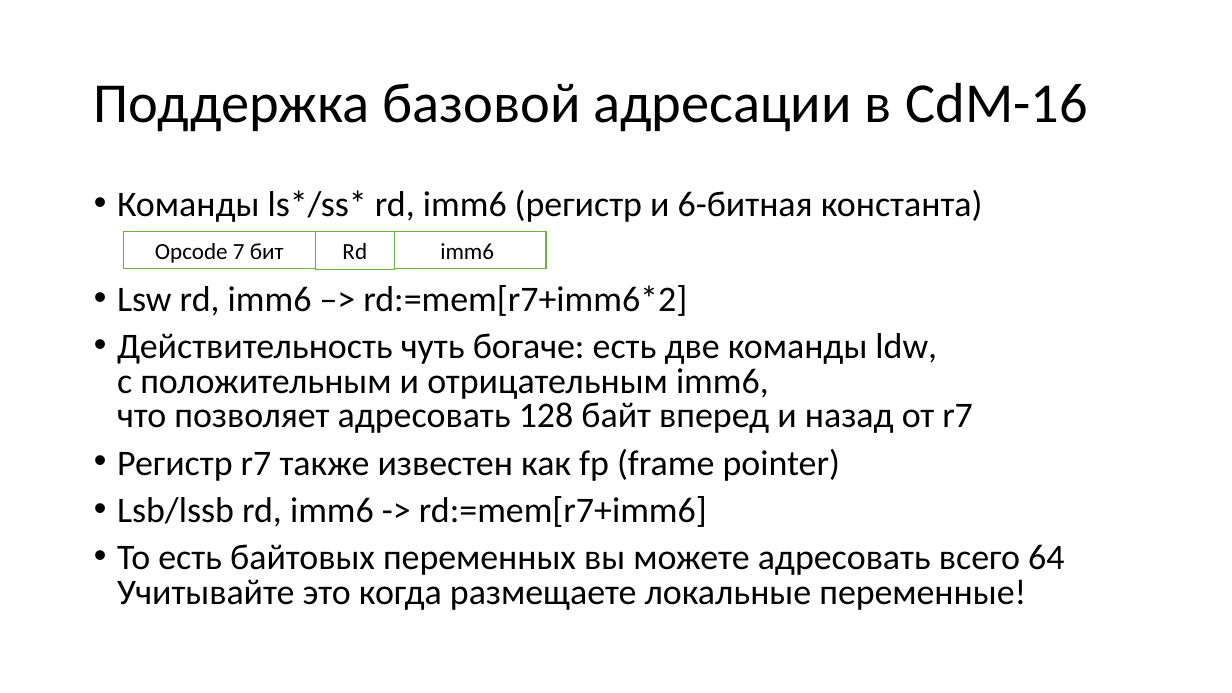
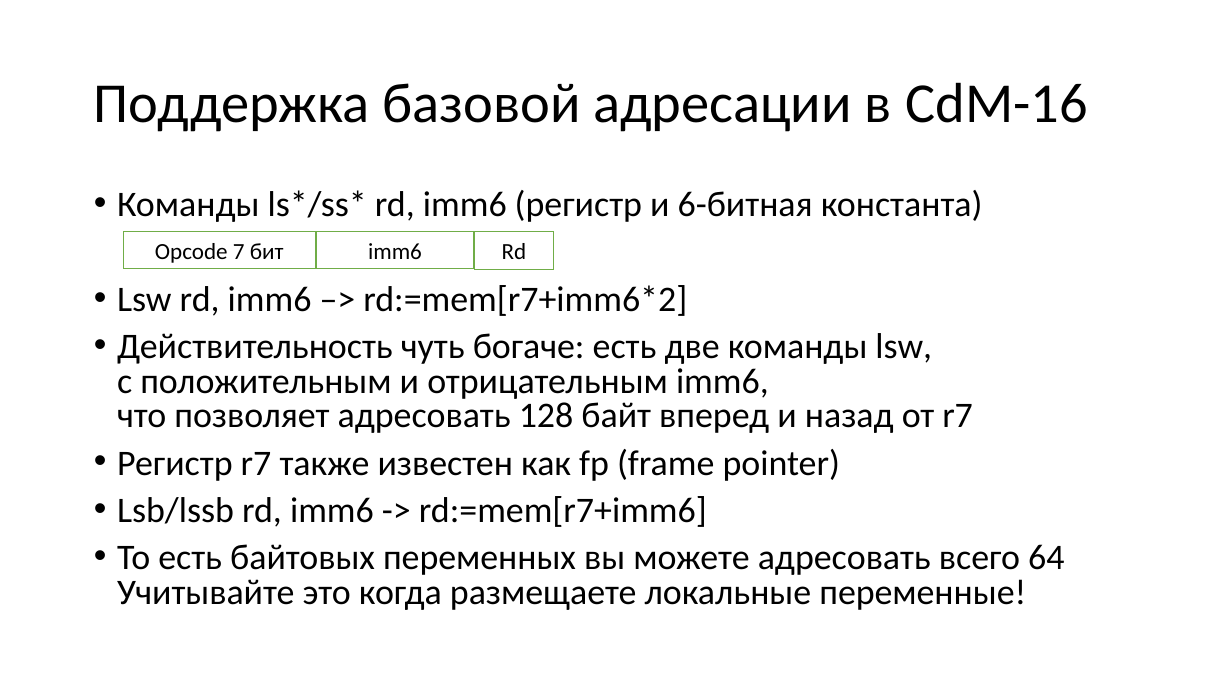
Before and after one commit to cdm-processors/cdm-devkit, a slide deck: slide 18 of docs/cdm16.pptx. Drawn at 1232x693 pixels with LibreOffice and Linux fonts; fonts in the diff are those of the drawing. Boxes give left, top, right and bottom in pixels: in the first picture for what was removed or moved away, otherwise in the second. Text is boxed around its words. In the diff, an @@ line names an element or a change of style, - is before the commit and + after.

Commit message:
fixed some errors and typos

```diff
--- a/docs/cdm16.pptx
+++ b/docs/cdm16.pptx
@@ rectangle "imm6": place and size @@
-rectangle "imm6" at (388, 231, 546, 269)
+rectangle "imm6" at (316, 231, 474, 269)
@@ rectangle "Rd": place and size @@
-rectangle "Rd" at (315, 231, 394, 269)
+rectangle "Rd" at (475, 231, 554, 269)
@@ text at (117, 333, 973, 433): text changed @@
-• Действительность чуть богаче: есть две команды ldw,
-  с положительным и отрицательным imm6,
-  что позволяет адресовать 128 байт вперед и назад от r7
+• Действительность чуть богаче: есть две команды lsw,
+  с положительным и отрицательным imm6,
+  что позволяет адресовать 128 байт вперед и назад от r7
```
Also in this commit, not shown: 2 other slides changed.
